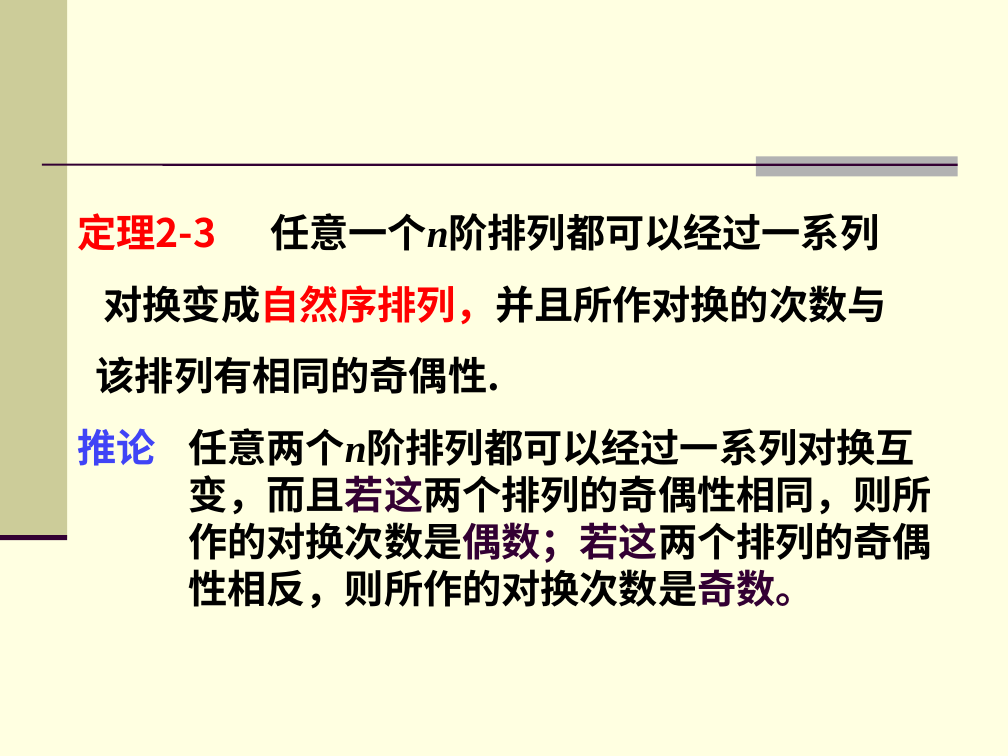
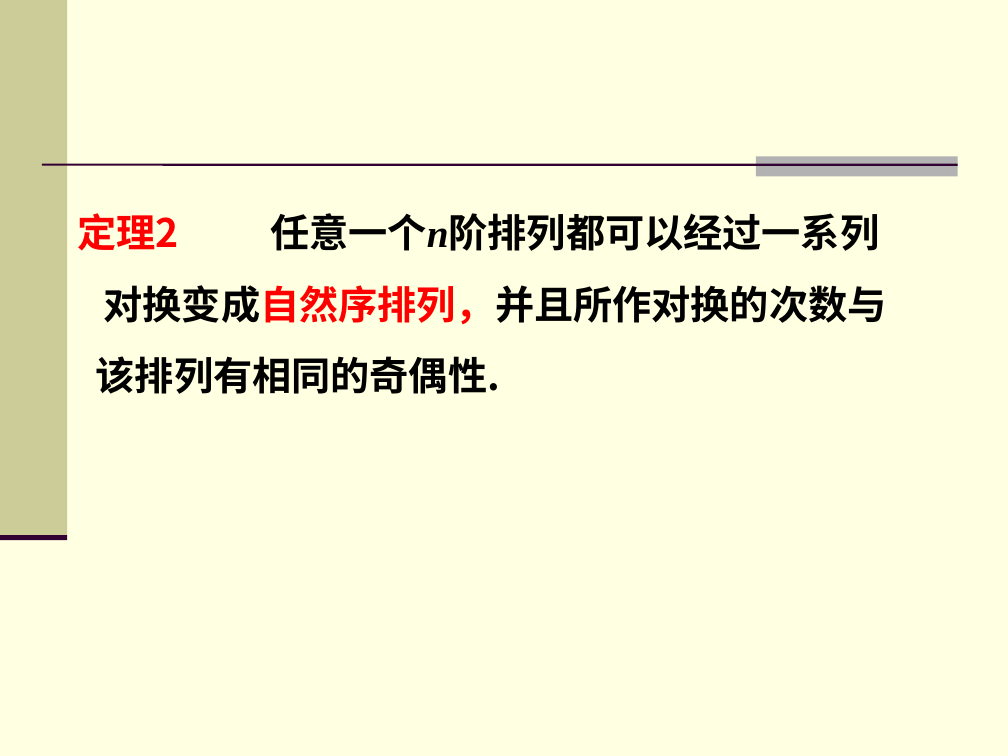
Before and after one commit to zhangbiaomath/zhangbiaomath.github.io, a slide deck: slide 34 of teaching/gaodai/课件/第2章-行列式.ppt (slide 36 before the commit). Drawn at 1008x756 pixels with LibreOffice and Linux fonts; fonts in the diff are those of the drawing. Boxes give left, top, right and bottom in pixels: in the first picture for what was removed or moved away, otherwise in the second. Text is boxed around its words. In the diff, an @@ line names an element or a change of style, - is before the commit and + after.

```diff
--- a/teaching/gaodai/课件/第2章-行列式.ppt
+++ b/teaching/gaodai/课件/第2章-行列式.ppt
@@ text at (x1=77, y1=213, x2=178, y2=251): text changed @@
-定理2-3
+定理2
@@ text removed at (x1=77, y1=428, x2=155, y2=466) @@
-推论
@@ text removed at (x1=188, y1=428, x2=932, y2=608) @@
-任意两个n阶排列都可以经过一系列对换互变，而且若这两个排列的奇偶性相同，则所作的对换次数是偶数；若这两个排列的奇偶性相反，则所作的对换次数是奇数。
```
Also in this commit, not shown: 11 other slides changed, 5 slides removed, 16 other files.
